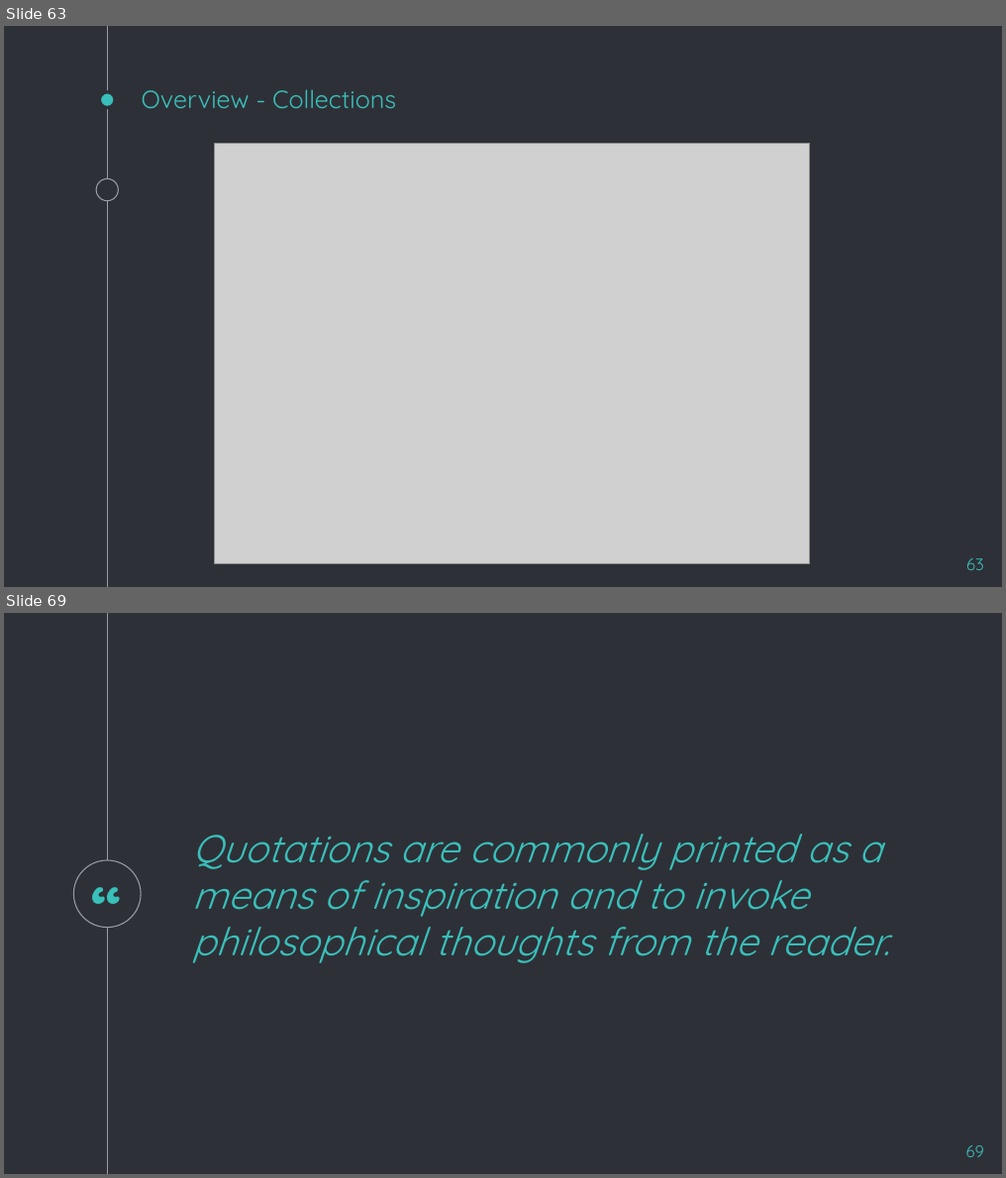
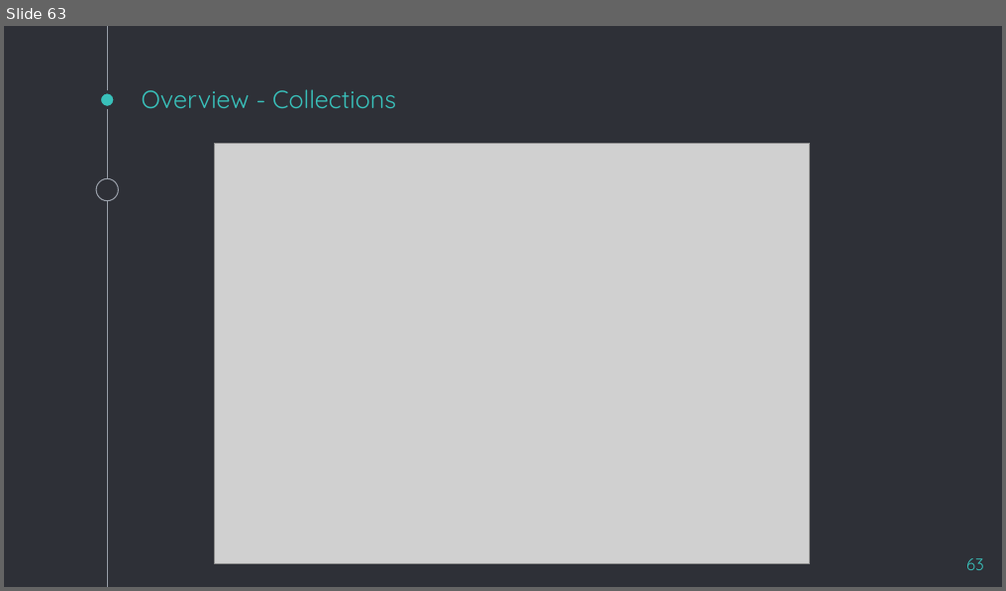
Before and after one commit to houwaey/java-training-materials, a slide deck: Java Presentation.pptx. Shown one above the other, each under a label of ours: slides 63 and 69 before the commit, slide 63 after it; the slides between them are not shown. The pictures are 1006x1178 and 1006x591 pixels, drawn with LibreOffice and Linux fonts; fonts in the diff are those of the drawing; grey boxes stand for pictures. Boxes give left, top, right and bottom in pixels: in the first picture for what was removed or moved away, otherwise in the second. Text is boxed around its words. In the diff, an @@ line names an element or a change of style, - is before the commit and + after.

```diff
--- a/Java Presentation.pptx
+++ b/Java Presentation.pptx
@@ slide 69 removed at [4, 613, 1002, 1174], background #2E3037; not listed: 1 template element that a slide beside it also shows @@
@@ text removed at [192, 834, 889, 963] @@
-Quotations are commonly printed as a means of inspiration and to invoke philosophical thoughts from the reader.
@@ text removed at [35, 858, 177, 929] @@
-“
@@ ellipse removed at [74, 861, 141, 928] @@
@@ page number removed at [966, 1146, 984, 1157] @@
-69
```
Also in this commit, not shown: 3 slides changed, 2 slides added, 14 other slides removed.
